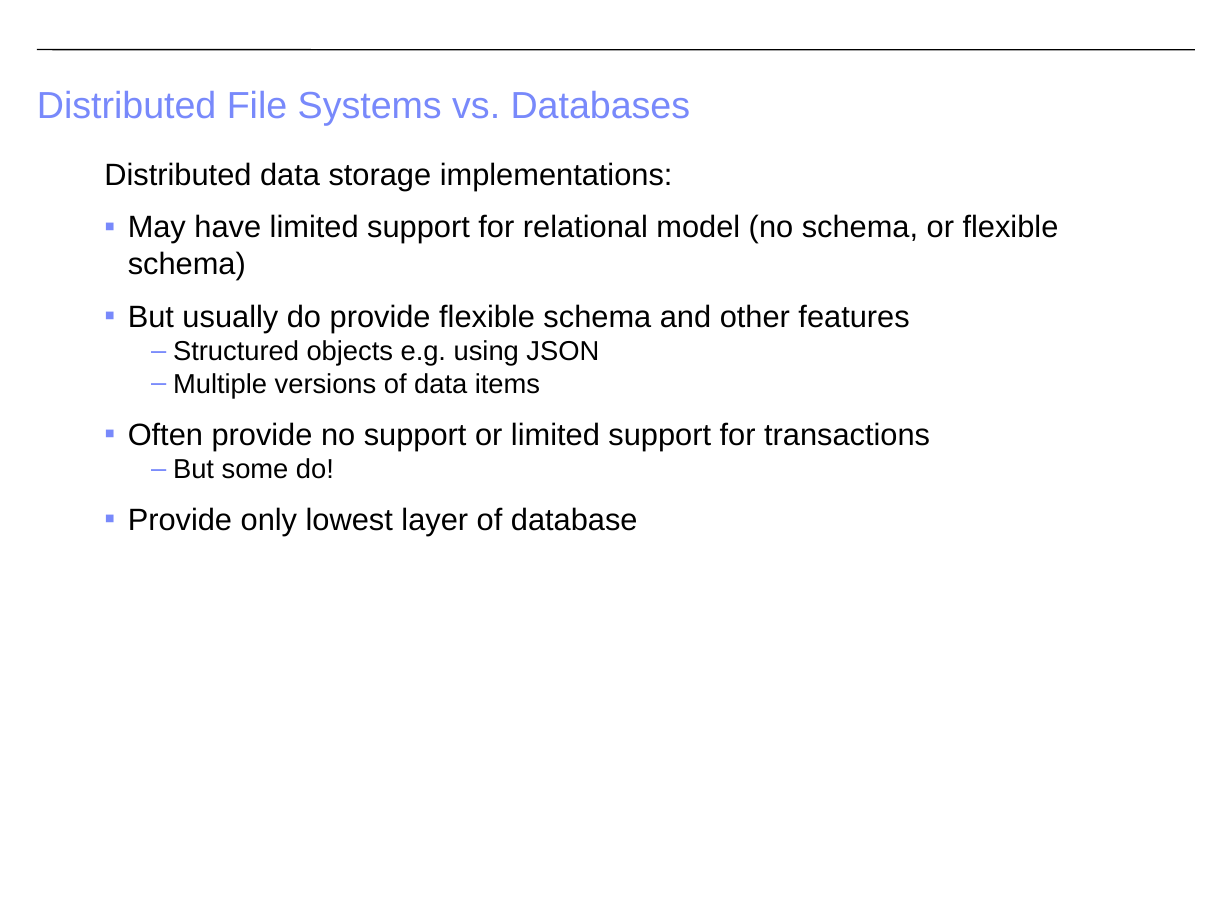
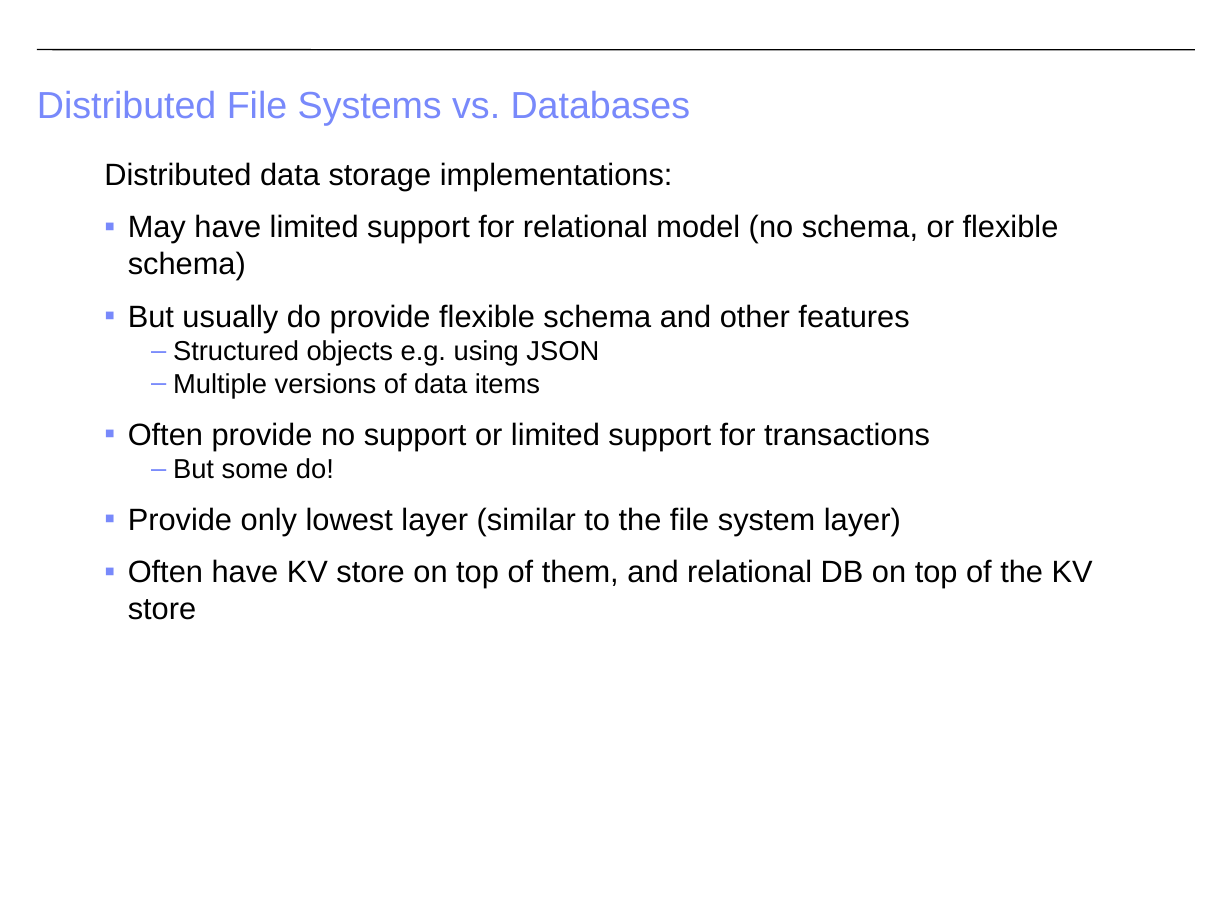
Before and after one commit to CS-W4121/cs-w4121.github.io, a slide deck: slide 31 of slides/Topic 5 - Distributed File Systems and Databases.pptx (slide 25 before the commit). Drawn at 1232x924 pixels with LibreOffice and Linux fonts; fonts in the diff are those of the drawing. Boxes give left, top, right and bottom in pixels: in the first picture for what was removed or moved away, otherwise in the second. Text is boxed around its words. In the diff, an @@ line names an element or a change of style, - is before the commit and + after.

```diff
--- a/slides/Topic 5 - Distributed File Systems and Databases.pptx
+++ b/slides/Topic 5 - Distributed File Systems and Databases.pptx
@@ text at (x1=128, y1=507, x2=1093, y2=620): text changed @@
-▪ Provide only lowest layer of database
+▪ Provide only lowest layer (similar to the file system layer)
+▪ Often have KV store on top of them, and relational DB on top of the KV store
```
Also in this commit, not shown: 11 other slides changed, 6 slides added, 3 other files.
